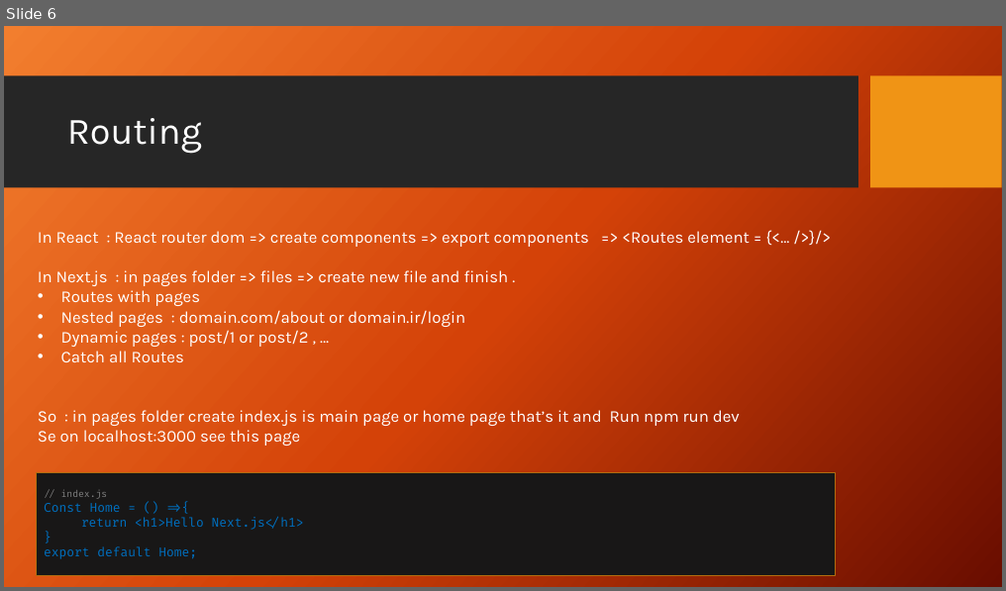
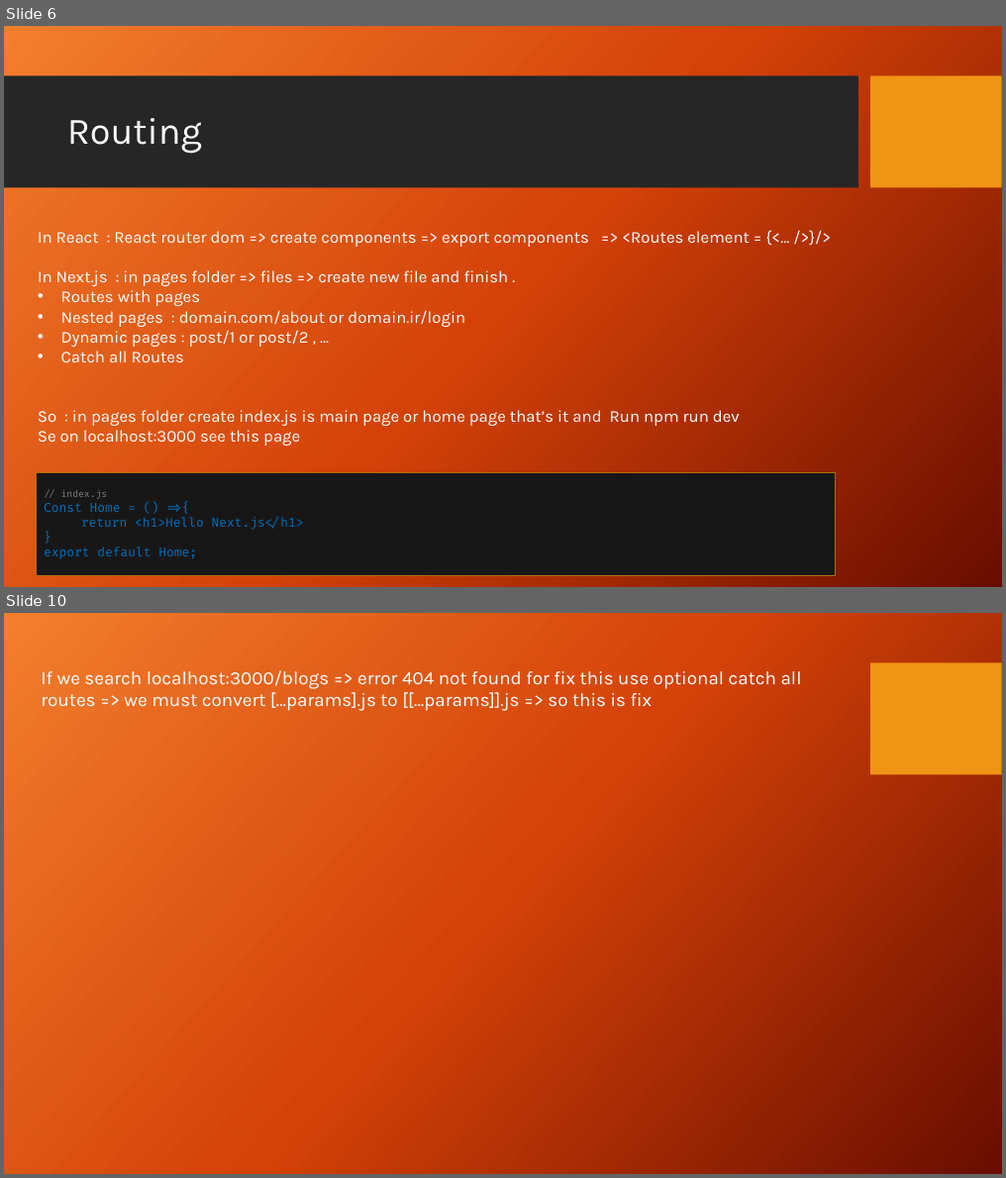
Before and after one commit to Matin-Sangabi/course, a slide deck: NEXT.pptx. Shown one above the other, each under a label of ours: slide 6 before the commit, slides 6 and 10 after it; the slides between them are not shown. The pictures are 1006x591 and 1006x1178 pixels, drawn with LibreOffice and Linux fonts; fonts in the diff are those of the drawing; background and template pictures are left out. Boxes give left, top, right and bottom in pixels: in the first picture for what was removed or moved away, otherwise in the second. Text is boxed around its words. In the diff, an @@ line names an element or a change of style, - is before the commit and + after.

Commit message:
nested routes and catch all routes

```diff
--- a/NEXT.pptx
+++ b/NEXT.pptx
@@ slide 10 added at bbox=[4, 613, 1002, 1174], background picture (left out); not listed: 1 template element that a slide beside it also shows @@
@@ text added at bbox=[41, 670, 802, 711], 18 pt, text #FFFFFF @@
+If we search localhost:3000/blogs => error 404 not found for fix this use optional catch all routes => we must convert […params].js to [[…params]].js => so this is fix
```
Also in this commit, not shown: 1 slide changed, 2 other slides added.
